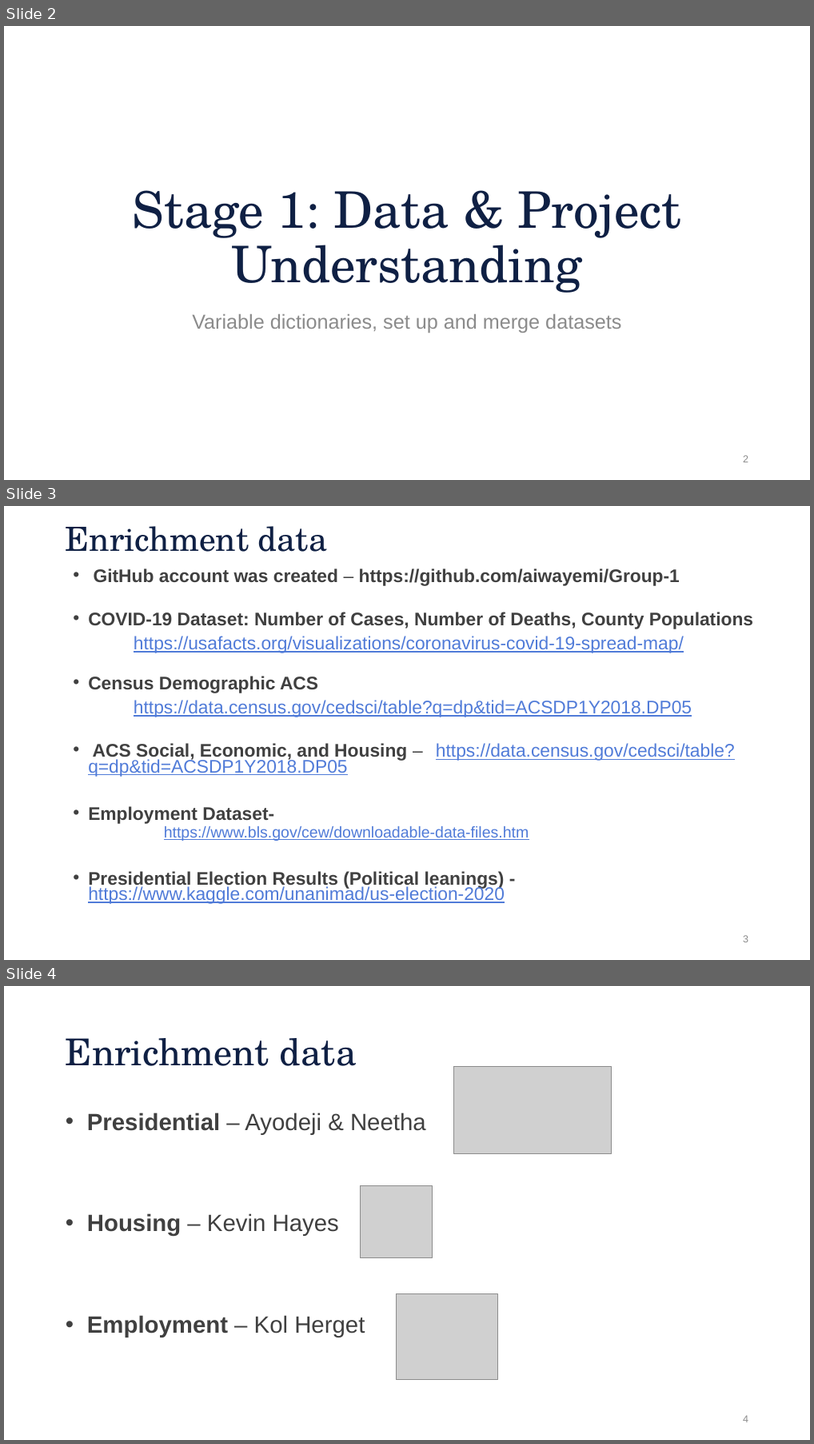
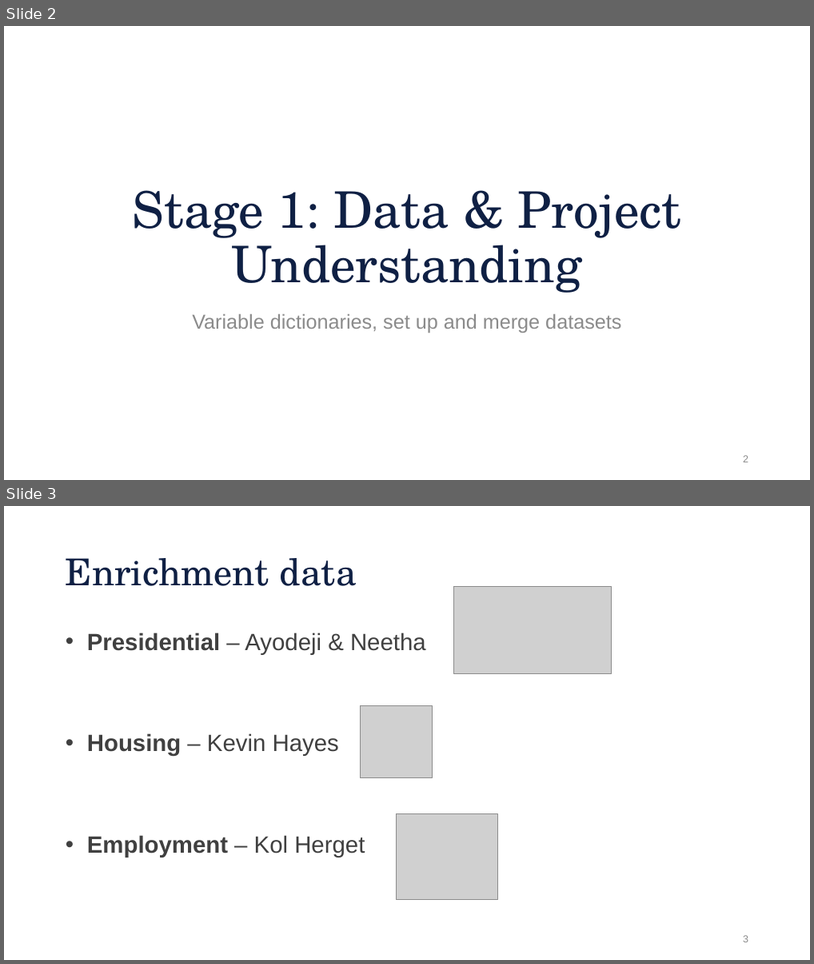
Before and after one commit to aiwayemi/Group-1, a slide deck: ProjPresentation.pptx. Shown one above the other, each under a label of ours: slides 2, 3 and 4 before the commit, slides 2 and 3 after it. The pictures are 814x1444 and 814x964 pixels, drawn with LibreOffice and Linux fonts; fonts in the diff are those of the drawing; grey boxes stand for pictures; background and template pictures are left out. Boxes give left, top, right and bottom in pixels: in the first picture for what was removed or moved away, otherwise in the second. Text is boxed around its words. In the diff, an @@ line names an element or a change of style, - is before the commit and + after.

```diff
--- a/ProjPresentation.pptx
+++ b/ProjPresentation.pptx
@@ slide 3 removed at box(4, 506, 810, 960), background #FFFFFF @@
@@ title removed at box(66, 526, 327, 552) @@
-Enrichment data
@@ text removed at box(88, 568, 754, 904) @@
-• GitHub account was created – https://github.com/aiwayemi/Group-1
-• COVID-19 Dataset: Number of Cases, Number of Deaths, County Populations
-https://usafacts.org/visualizations/coronavirus-covid-19-spread-map/
-• Census Demographic ACS
-https://data.census.gov/cedsci/table?q=dp&tid=ACSDP1Y2018.DP05
-• ACS Social, Economic, and Housing – https://data.census.gov/cedsci/table?q=dp&tid=ACSDP1Y2018.DP05
-• Employment Dataset-
-  https://www.bls.gov/cew/downloadable-data-files.htm
-• Presidential Election Results (Political leanings) - https://www.kaggle.com/unanimad/us-election-2020
@@ page number removed at box(743, 935, 749, 942) @@
-3
@@ what was slide 4 is now slide 3 @@
@@ page number at box(743, 935, 749, 942): text changed @@
-4
+3
```
Also in this commit, not shown: 3 slides changed, 1 slide added.
